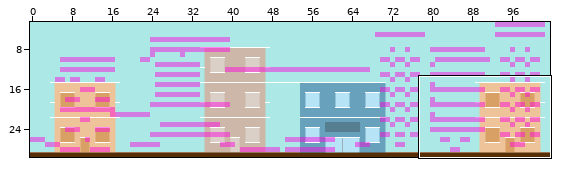
Tiled map: images/level1platform.tmx. Above, an overview of the earlier version with the close-up marked.
Close-up. Earlier state:
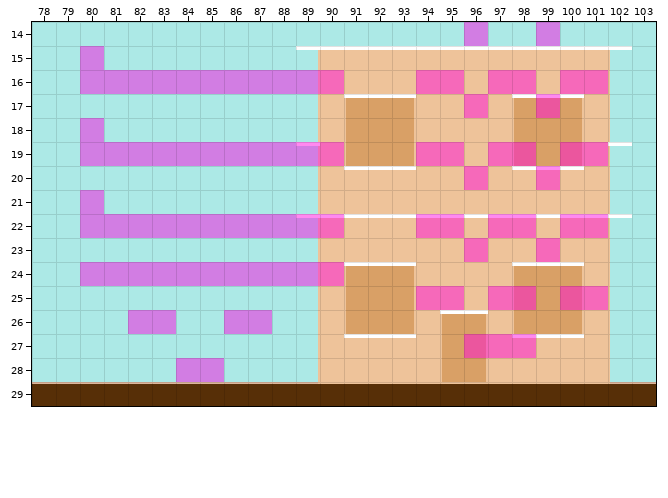
Cells are 12x12 px. Shown: x 78..103, y 14..29. The commit also changed other parts of the map, which this record leaves out.
After the commit:
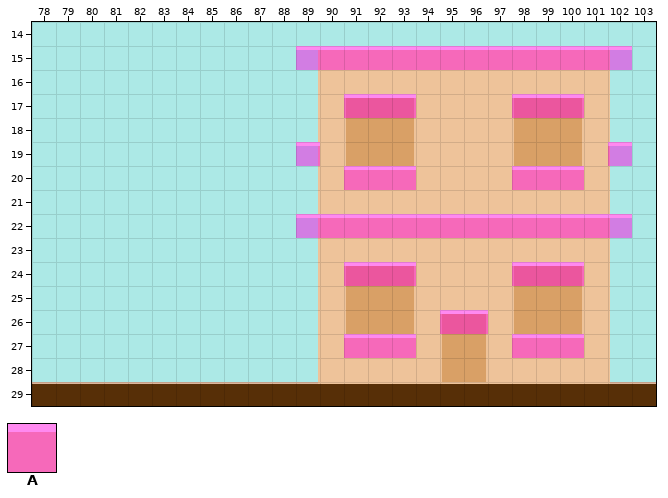
Key: from "platformTile": A 0.
_ is an empty cell, . an unchanged one.
See-through tiles are keyed as they look on the map.
Change:
--- layer "platformLayer"
@@ x 80..102 @@
-14 ................A..A...
-15 A........______________
-16 AAAAAAAAAAA...AA.AA.AA.
-17 ...........___..A._._..
-18 A......................
-19 AAAAAAAAA.A...AA.AA.AA_
-20 ...........___..A._._..
-21 A......................
-22 AAAAAAAAA..___.._.._.._
-23 ................A..A...
-24 AAAAAAAAAAA___....___..
-25 ..............AA.AA.AA.
-26 ..AA..AA.......__......
-27 ...........___..AA.__..
-28 ....AA.................
+14 ................_.._...
+15 _........AAAAAAAAAAAAAA
+16 ___________...__.__.__.
+17 ...........AAA.._.A.A..
+18 _......................
+19 _________._...__.__.__A
+20 ...........AAA.._.A.A..
+21 _......................
+22 _________..AAA..A..A..A
+23 ................_.._...
+24 ___________AAA....AAA..
+25 ..............__.__.__.
+26 ..__..__.......AA......
+27 ...........AAA..__.AA..
+28 ....__.................
Pixel boxes of the changes (left, top, right, bottom) in both close-ups:
changed: (80, 22, 632, 118)
removed: (80, 118, 296, 166)
changed: (320, 142, 536, 190)
changed: (560, 142, 632, 190)
changed: (80, 190, 608, 358)
added: (608, 214, 632, 238)
removed: (176, 358, 224, 382)
